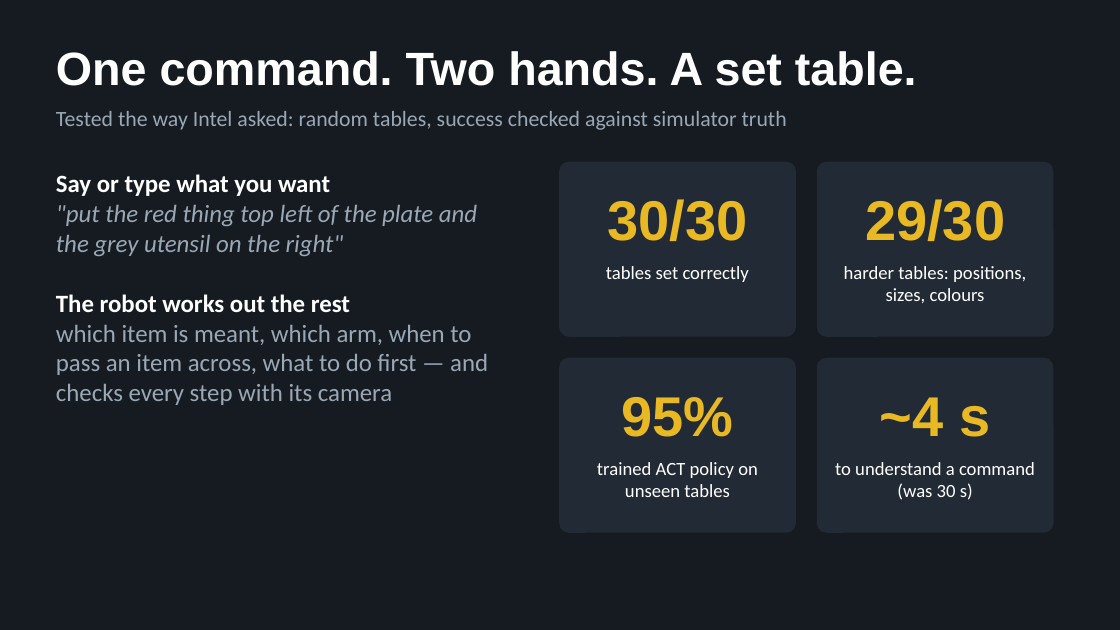
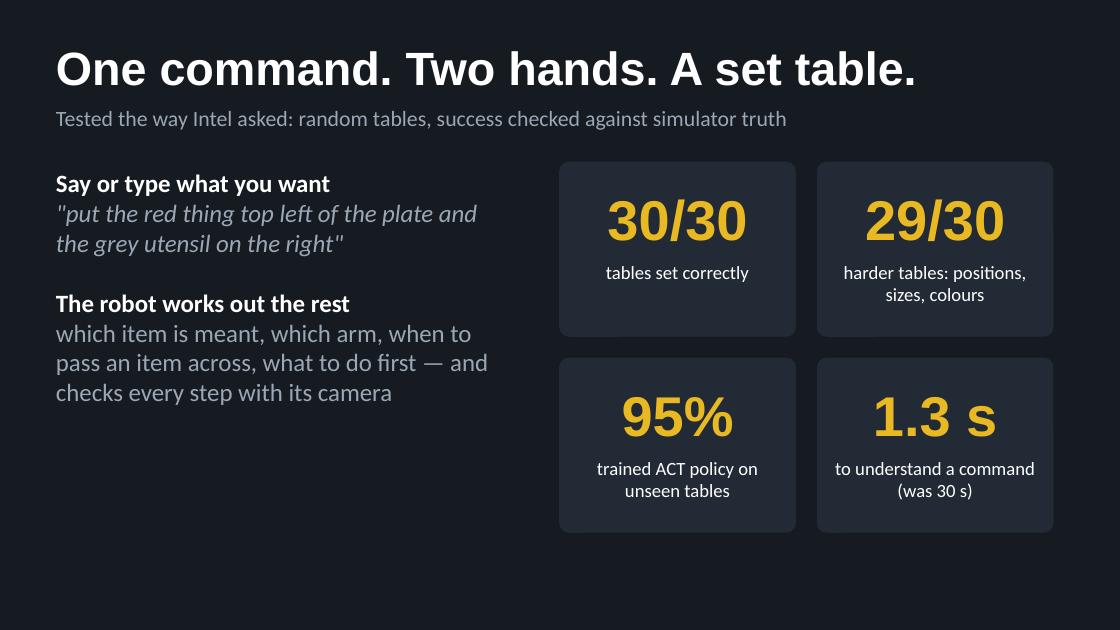
Before and after one commit to PegBitStudio/two-arm-table-setter, a slide deck: slide 2 of submission/slides.pptx. Drawn at 1120x630 pixels with LibreOffice and Linux fonts; fonts in the diff are those of the drawing. Boxes give left, top, right and bottom in pixels: in the first picture for what was removed or moved away, otherwise in the second. Text is boxed around its words. In the diff, an @@ line names an element or a change of style, - is before the commit and + after.

```diff
--- a/submission/slides.pptx
+++ b/submission/slides.pptx
@@ text at (x1=873, y1=397, x2=997, y2=437): text changed @@
-~4 s
+1.3 s
```
Also in this commit, not shown: 1 other slide changed, 3 other files.
